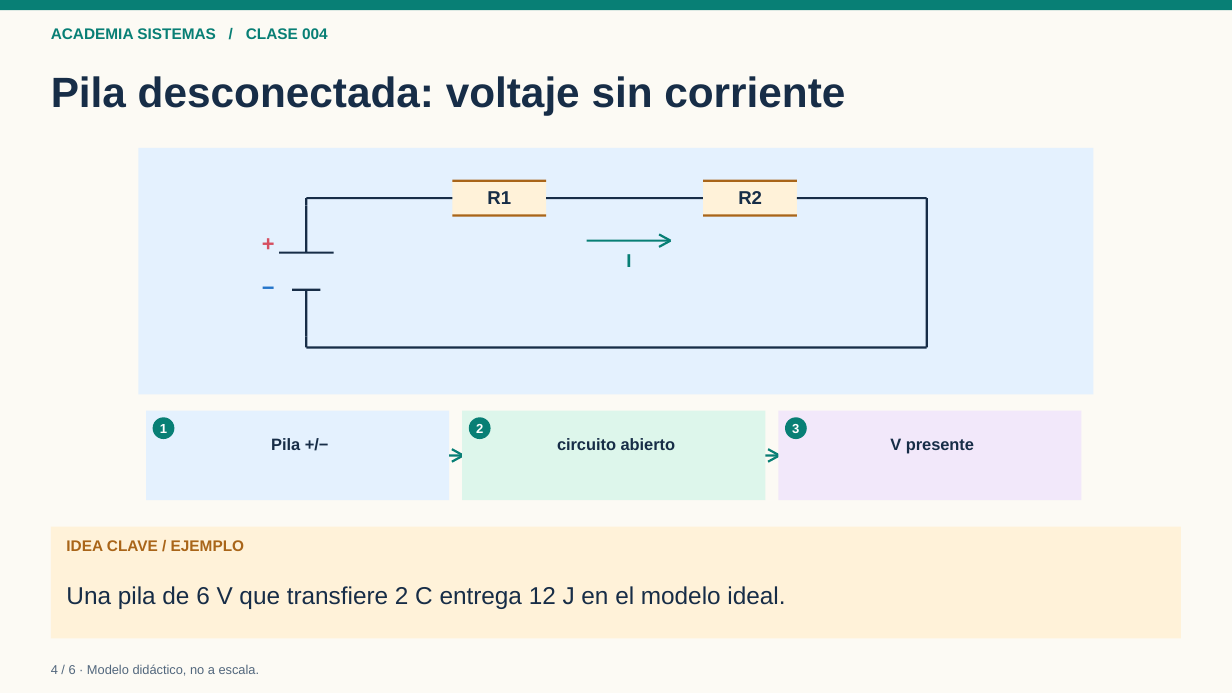
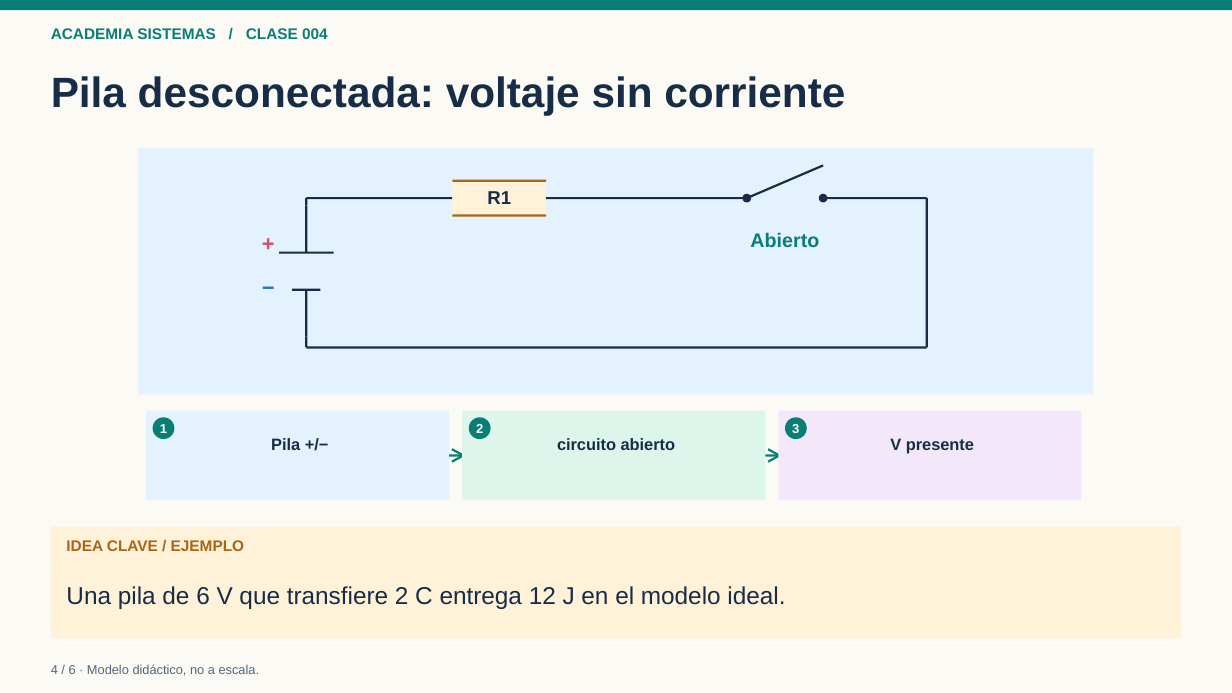
Before and after one commit to mangelmorenomoreno/academia-sistemas, a slide deck: slide 4 of modulos/01-electronica-basica/clases/004-energia-potencial-voltaje/presentaciones/004-presentacion.pptx. Drawn at 1232x693 pixels with LibreOffice and Linux fonts; fonts in the diff are those of the drawing. Boxes give left, top, right and bottom in pixels: in the first picture for what was removed or moved away, otherwise in the second. Text is boxed around its words. In the diff, an @@ line names an element or a change of style, - is before the commit and + after.

```diff
--- a/modulos/01-electronica-basica/clases/004-energia-potencial-voltaje/presentaciones/004-presentacion.pptx
+++ b/modulos/01-electronica-basica/clases/004-energia-potencial-voltaje/presentaciones/004-presentacion.pptx
@@ rectangle at <box>747,165,824,199</box>: fill #FFF2D9 to #172D47; rotation 0 to 336 degrees @@
@@ rectangle: place and size @@
-rectangle at <box>703,179,797,181</box>
+rectangle at <box>703,197,747,199</box>
@@ rectangle at <box>703,197,747,199</box>: fill #A96519 to #172D47 @@
@@ text removed at <box>738,191,762,204</box> @@
-R2
@@ ellipse added at <box>743,194,751,202</box>, fill #172D47 @@
@@ ellipse added at <box>819,194,827,202</box>, fill #172D47 @@
@@ rectangle: place and size @@
-rectangle at <box>798,197,927,199</box>
+rectangle at <box>823,197,927,199</box>
@@ rectangle removed at <box>587,239,671,241</box> @@
@@ rectangle removed at <box>658,234,671,241</box> @@
@@ rectangle removed at <box>703,214,797,216</box> @@
@@ text added at <box>750,232,819,247</box>, 15.3 pt, text #087F75, bold @@
+Abierto
@@ text removed at <box>626,252,631,271</box> @@
-I
@@ rectangle removed at <box>658,240,671,248</box> @@
```
Also in this commit, not shown: 8 other files.
